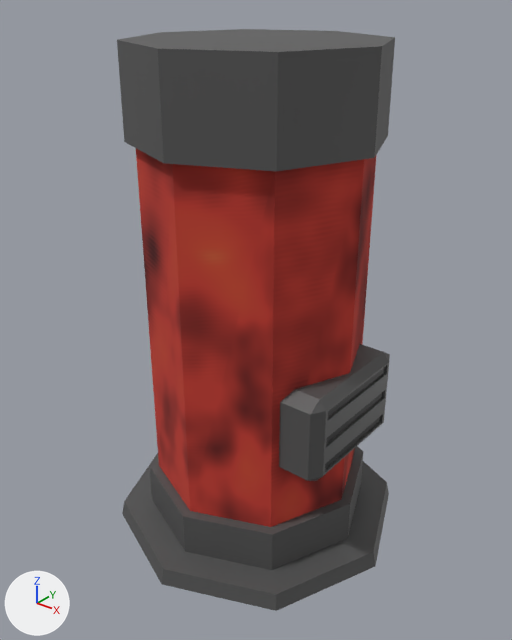
Before and after pictures for a commit that changed the Blender file Assets/furnacearea/stoneage.blend.
Rendered twice from a 50 mm camera at (2.6, -3.27, 3.54) aimed at (0.01, -0.04, 1.54). Every picture has the same lights, and +X, +Y and +Z are marked at lower left. The picture after the commit comes second.
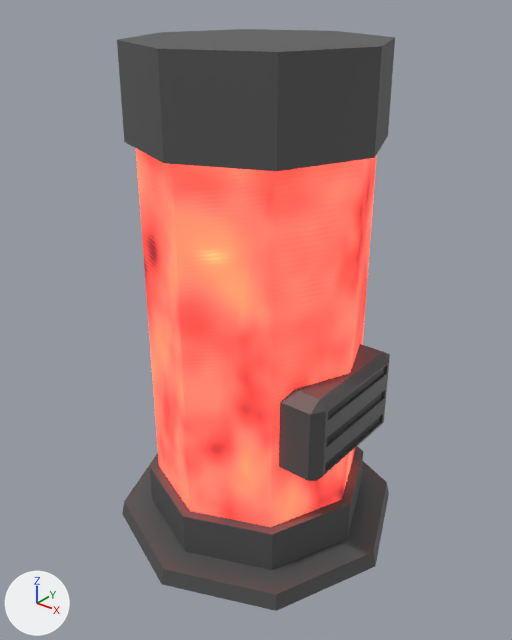
Diff of the bpy script that builds the scene:
```diff
--- a/Assets/furnacearea/stoneage.blend.py
+++ b/Assets/furnacearea/stoneage.blend.py
@@ mat_fire @@
 n0 = _N.new('ShaderNodeBsdfPrincipled'); n0.name = 'Principled BSDF'
 n0.inputs[2].default_value = 1.0  # 'Roughness'
+n0.inputs[28].default_value = 4.6  # 'Emission Strength'
 n1 = _N.new('ShaderNodeOutputMaterial'); n1.name = 'Material Output'
@@ mat_fire @@
 n2 = _N.new('ShaderNodeTexImage'); n2.name = 'Image Texture'
 _L.new(n2.outputs[0], n0.inputs[0])  # 'Color' to 'Base Color'
+_L.new(n2.outputs[0], n0.inputs[27])  # 'Color' to 'Emission Color'
```

Pixel boxes (x1, y1, x2, y2) of what changed, in the pictures (512 x 640 px):
'Circle', recoloured (lighter): (133, 145, 378, 595) in both
